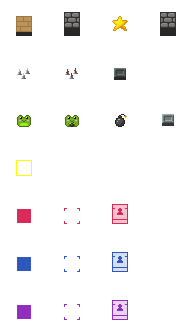
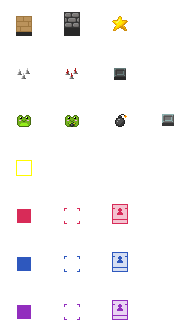
Two versions of the same layered image (192x336). Layer-by-layer changes:
painted on "Layer" over [160, 12, 176, 36]
